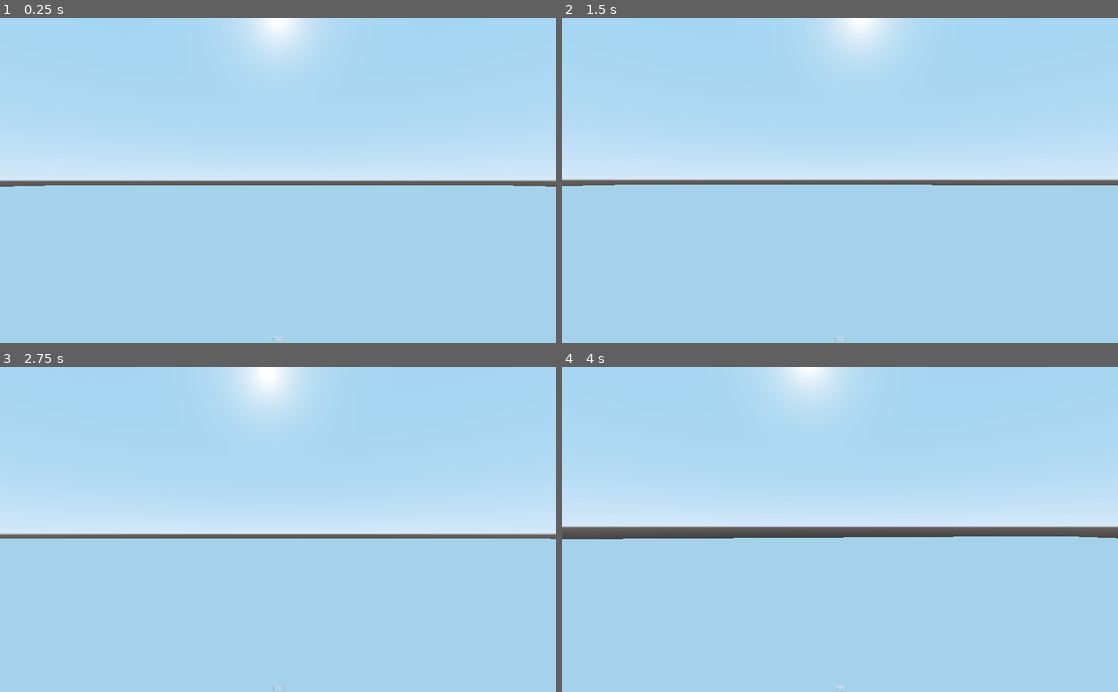
Above: before the commit, frames 1-4 (two rows, left to right).
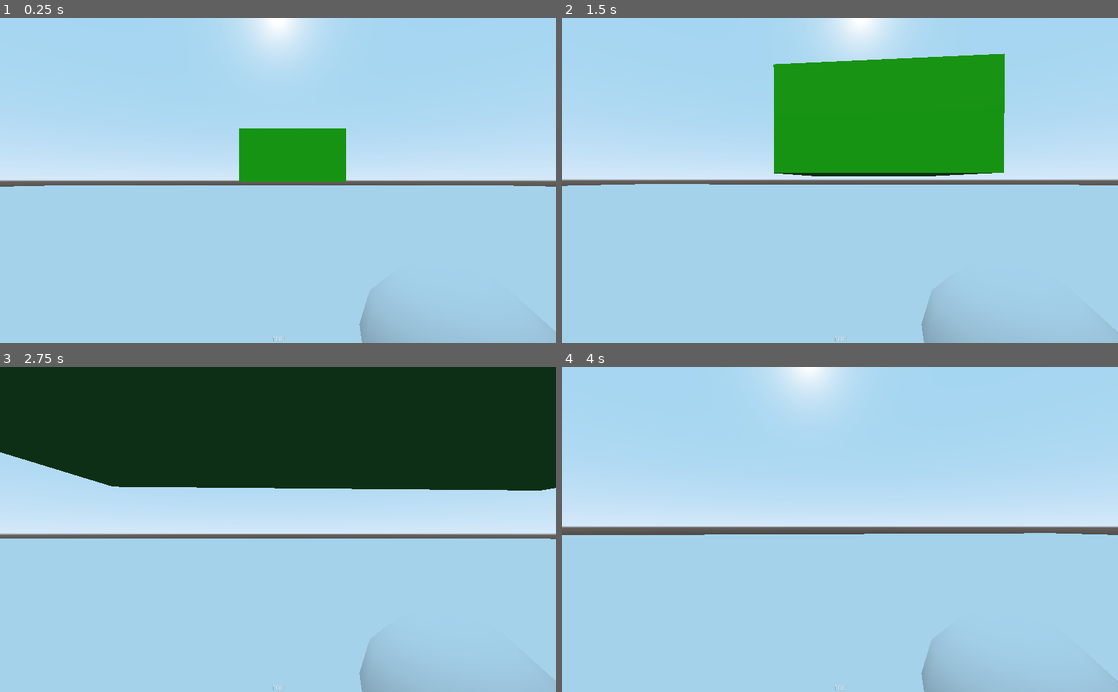
Above: after the commit, the same moments.

Repository: MetSpek/SideProject
Game: Godot game, scene res://Scenes/Test/TestWorld.tscn
Two runs of this game, one before a commit and one after it. Both use one fixed random seed, a clock stepped at 60 frames per second and the inputs below. The project has no main scene, so this scene is started directly.
Inputs (mouse positions are in pixels of both pictures, inside the frame that each line leads up to):
- Up to frame 1 (0.25 s): no input
- Up to frame 2 (1.5 s): tap Enter at 0.5 s; move the mouse to (867, 180) at 0.52 s; hold Ctrl (move_crouch) 0.53-1.28 s; hold W (move_forward) from 0.53 s (still down); tap Space (move_jump) at 0.77 s; tap F (interact, bound only after the commit) at 0.8, 1.35 s; move the mouse to (812, 180) at 1.27 s
- Up to frame 3 (2.75 s): keep holding W (move_forward); tap Space (move_jump) at 1.52 s; tap Ctrl (move_crouch) at 1.55 s; move the mouse to (289, 523) at 2.02 s; hold Ctrl (move_crouch) from 2.03 s (still down); tap F (interact, bound only after the commit) at 2.3 s
- Up to frame 4 (4 s): keep holding W (move_forward); move the mouse to (834, 536) at 2.77 s; release Ctrl (move_crouch) at 2.78 s; tap Shift (move_run) at 2.85 s; tap Space (move_jump) at 3.02, 3.5, 3.77 s; tap Ctrl (move_crouch) at 3.05 s; move the mouse to (878, 532) at 3.52 s; tap F (interact, bound only after the commit) at 3.6 s

The runs differ from the first frame. In frame 1, 3.8% of the frame differs, in the area x 43-76%, y 33-100%; in frame 2, 16%; in frame 3, 37%, in the area x 0-100%, y 0-100%; in frame 4, 1.7%.

Commit message:
Feature: More controls

Diff:
--- a/Scenes/Player/Player.tscn
+++ b/Scenes/Player/Player.tscn
@@ -18,12 +18,29 @@
 [node name="Waist" type="Spatial" parent="."]
 transform = Transform( 1, 0, 0, 0, 1, 0, 0, 0, 1, 0, -0.2, 0 )
 
-[node name="Tween" type="Tween" parent="Waist"]
+[node name="TiltTween" type="Tween" parent="Waist"]
+
+[node name="MoveTween" type="Tween" parent="Waist"]
 
 [node name="Head" type="Spatial" parent="Waist"]
 transform = Transform( 1, 0, 0, 0, 1, 0, 0, 0, 1, 0, 0.6, 0 )
 
 [node name="Camera" type="Camera" parent="Waist/Head"]
+
+[node name="interactRayCast" type="RayCast" parent="Waist/Head"]
+enabled = true
+cast_to = Vector3( 0, 0, -2.5 )
+collision_mask = 4
+
+[node name="InteractTimer" type="Timer" parent="Waist/Head/interactRayCast"]
+wait_time = 0.3
+one_shot = true
+
+[node name="Hand" type="Spatial" parent="Waist/Head"]
+transform = Transform( 1, 0, 0, 0, 1, 0, 0, 0, 1, 0.2, -0.2, -0.273392 )
+
+[node name="CSGSphere" type="CSGSphere" parent="Waist/Head/Hand"]
+radius = 0.1
 
 [node name="SprintTimer" type="Timer" parent="."]
 wait_time = 2.0
@@ -31,4 +48,10 @@
 
 [node name="UI" parent="." instance=ExtResource( 2 )]
 
+[node name="headRayCast" type="RayCast" parent="."]
+enabled = true
+cast_to = Vector3( 0, 1, 0 )
+collision_mask = 2
+
+[connection signal="timeout" from="Waist/Head/interactRayCast/InteractTimer" to="." method="_on_InteractTimer_timeout"]
 [connection signal="timeout" from="SprintTimer" to="." method="_on_SprintTimer_timeout"]
--- a/Scenes/Test/TestWorld.tscn
+++ b/Scenes/Test/TestWorld.tscn
@@ -1,9 +1,15 @@
-[gd_scene load_steps=3 format=2]
+[gd_scene load_steps=5 format=2]
 
 [ext_resource path="res://Scenes/Player/Player.tscn" type="PackedScene" id=1]
 
+[sub_resource type="BoxShape" id=2]
+extents = Vector3( 50, 0.2, 50 )
+
+[sub_resource type="SpatialMaterial" id=3]
+albedo_color = Color( 0.180392, 0.929412, 0, 1 )
+
 [sub_resource type="BoxShape" id=1]
-extents = Vector3( 50, 0.2, 50 )
+extents = Vector3( 1, 0.5, 1 )
 
 [node name="TestWorld" type="Spatial"]
 
@@ -16,6 +22,17 @@
 depth = 100.0
 
 [node name="CollisionShape" type="CollisionShape" parent="Floor"]
+shape = SubResource( 2 )
+
+[node name="Floor2" type="StaticBody" parent="."]
+transform = Transform( 1, 0, 0, 0, 1, 0, 0, 0, 1, 0, 1.83627, -4.40651 )
+collision_layer = 6
+
+[node name="CSGBox" type="CSGBox" parent="Floor2"]
+height = 1.0
+material = SubResource( 3 )
+
+[node name="CollisionShape" type="CollisionShape" parent="Floor2"]
 shape = SubResource( 1 )
 
 [node name="Player" parent="." instance=ExtResource( 1 )]
--- a/Scripts/Player/GlobalPlayerVariables.gd
+++ b/Scripts/Player/GlobalPlayerVariables.gd
@@ -1,3 +1,4 @@
 extends Node
 
 var sprintGauge = 100
+var soundGauge = 0
--- a/Scripts/Player/Player.gd
+++ b/Scripts/Player/Player.gd
@@ -4,8 +4,12 @@
 
 onready var head = $Waist/Head
 onready var waist = $Waist
-onready var tiltTween = $Waist/Tween
+onready var tiltTween = $Waist/TiltTween
+onready var moveTween = $Waist/MoveTween
 onready var sprintTimer = $SprintTimer
+onready var headRayCast = $headRayCast
+onready var interactRayCast = $Waist/Head/interactRayCast
+onready var interactTimer = $Waist/Head/interactRayCast/InteractTimer
 
 export var health = 100
 export var mouseSensitivity = 0.1
@@ -22,6 +26,19 @@
 var velocity = Vector3()
 var isCrouching = false
 var isSprintRecharging = false
+var isTiltedLeft = false
+var isTiltedRight = false
+
+
+var standSound = 0.1
+var crouchSound = .2
+var walkSound = .4
+var sprintSound = 1
+var jumpSound = .5
+var interactSlowSound = .2
+var interactFastSound = 1
+
+var interactTimes = 0
 
 func _ready():
 	Input.set_mouse_mode(Input.MOUSE_MODE_CAPTURED)
@@ -56,12 +73,23 @@
 
 
 	#Check if the player wants to tilt
-	if Input.is_action_just_pressed("move_tilt_left"):
-		tilt_player(tiltAmount)
-	elif Input.is_action_just_pressed("move_tilt_right"):
-		tilt_player(-tiltAmount)
-	elif Input.is_action_just_released("move_tilt_left") or Input.is_action_just_released("move_tilt_right") or Input.is_action_pressed("move_tilt_left") and Input.is_action_pressed("move_tilt_right"):
-		tilt_player(0)
+	if Input.is_action_pressed("move_tilt_left") and Input.is_action_pressed("move_tilt_right"):
+		isTiltedLeft = false
+		isTiltedRight = false
+		tilt_player(0, 0)
+	elif Input.is_action_pressed("move_tilt_left") and not isTiltedLeft:
+		isTiltedLeft = true
+		tilt_player(tiltAmount, -.5)
+	elif Input.is_action_pressed("move_tilt_right") and not isTiltedRight:
+		isTiltedRight = true
+		tilt_player(-tiltAmount, .5)
+	elif Input.is_action_just_released("move_tilt_left") and isTiltedLeft:
+		isTiltedLeft = false
+		tilt_player(0, 0)
+	elif Input.is_action_just_released("move_tilt_right") and isTiltedRight:
+		isTiltedRight = false
+		tilt_player(0, 0)
+
 
 	#Check if the player wants to crouch
 	if Input.is_action_just_pressed("move_crouch"):
@@ -69,10 +97,11 @@
 		isCrouching = true
 		max_speed = crouch_speed
 		crouch_player(.5)
-	elif Input.is_action_just_released("move_crouch"):
+	elif not Input.is_action_pressed("move_crouch") and not headRayCast.is_colliding():
 		isCrouching = false
 		max_speed = walk_speed
 		crouch_player(1)
+
 
 	#Check if the player wants to run
 	if Input.is_action_pressed("move_run") and not isCrouching and GlobalPlayerVariables.sprintGauge > 0:
@@ -83,6 +112,14 @@
 	elif Input.is_action_just_released("move_run"):
 		max_speed = walk_speed
 		sprintTimer.start()
+
+	#Check if the player wants to interact
+	if Input.is_action_just_pressed("interact"):
+		if interactRayCast.is_colliding():
+			if interactTimes < 2:
+				interactTimer.stop()
+				interactTimes += 1
+				interactTimer.start()
 
 func get_input():
 	var input_dir = Vector3()
@@ -98,9 +135,11 @@
 	input_dir = input_dir.normalized()
 	return input_dir
 
-func tilt_player(dir):
+func tilt_player(dir, amount):
+	moveTween.interpolate_property(waist, "translation:x", waist.translation.x, amount, .2, moveTween.TRANS_LINEAR, moveTween.EASE_IN_OUT)
 	tiltTween.interpolate_property(waist, "rotation_degrees:z", waist.rotation_degrees.z, dir, .2, tiltTween.TRANS_LINEAR, tiltTween.EASE_IN_OUT)
 	tiltTween.start()
+	moveTween.start()
 
 func crouch_player(dir):
 	tiltTween.interpolate_property($CollisionShape, "scale:y", $CollisionShape.scale.y, dir, .2, tiltTween.TRANS_LINEAR, tiltTween.EASE_IN_OUT)
@@ -108,3 +147,14 @@
 
 func _on_SprintTimer_timeout():
 	isSprintRecharging = true
+
+
+func _on_InteractTimer_timeout():
+	if interactRayCast.get_collider().has_method("use"):
+		if interactTimes == 1:
+			interactRayCast.get_collider().use("Slow")
+		else:
+			interactRayCast.get_collider().use("Fast")
+	else:
+		print("This interactable has no use method yet...")
+	interactTimes = 0
--- a/project.godot
+++ b/project.godot
@@ -69,11 +69,22 @@
 "events": [ Object(InputEventKey,"resource_local_to_scene":false,"resource_name":"","device":0,"alt":false,"shift":false,"control":false,"meta":false,"command":false,"pressed":false,"scancode":0,"physical_scancode":32,"unicode":0,"echo":false,"script":null)
  ]
 }
+move_crawl={
+"deadzone": 0.5,
+"events": [ Object(InputEventKey,"resource_local_to_scene":false,"resource_name":"","device":0,"alt":false,"shift":false,"control":false,"meta":false,"command":false,"pressed":false,"scancode":0,"physical_scancode":88,"unicode":0,"echo":false,"script":null)
+ ]
+}
+interact={
+"deadzone": 0.5,
+"events": [ Object(InputEventKey,"resource_local_to_scene":false,"resource_name":"","device":0,"alt":false,"shift":false,"control":false,"meta":false,"command":false,"pressed":false,"scancode":0,"physical_scancode":70,"unicode":0,"echo":false,"script":null)
+ ]
+}
 
 [layer_names]
 
 3d_physics/layer_1="Player"
 3d_physics/layer_2="World"
+3d_physics/layer_3="Interact"
 
 [physics]
 
